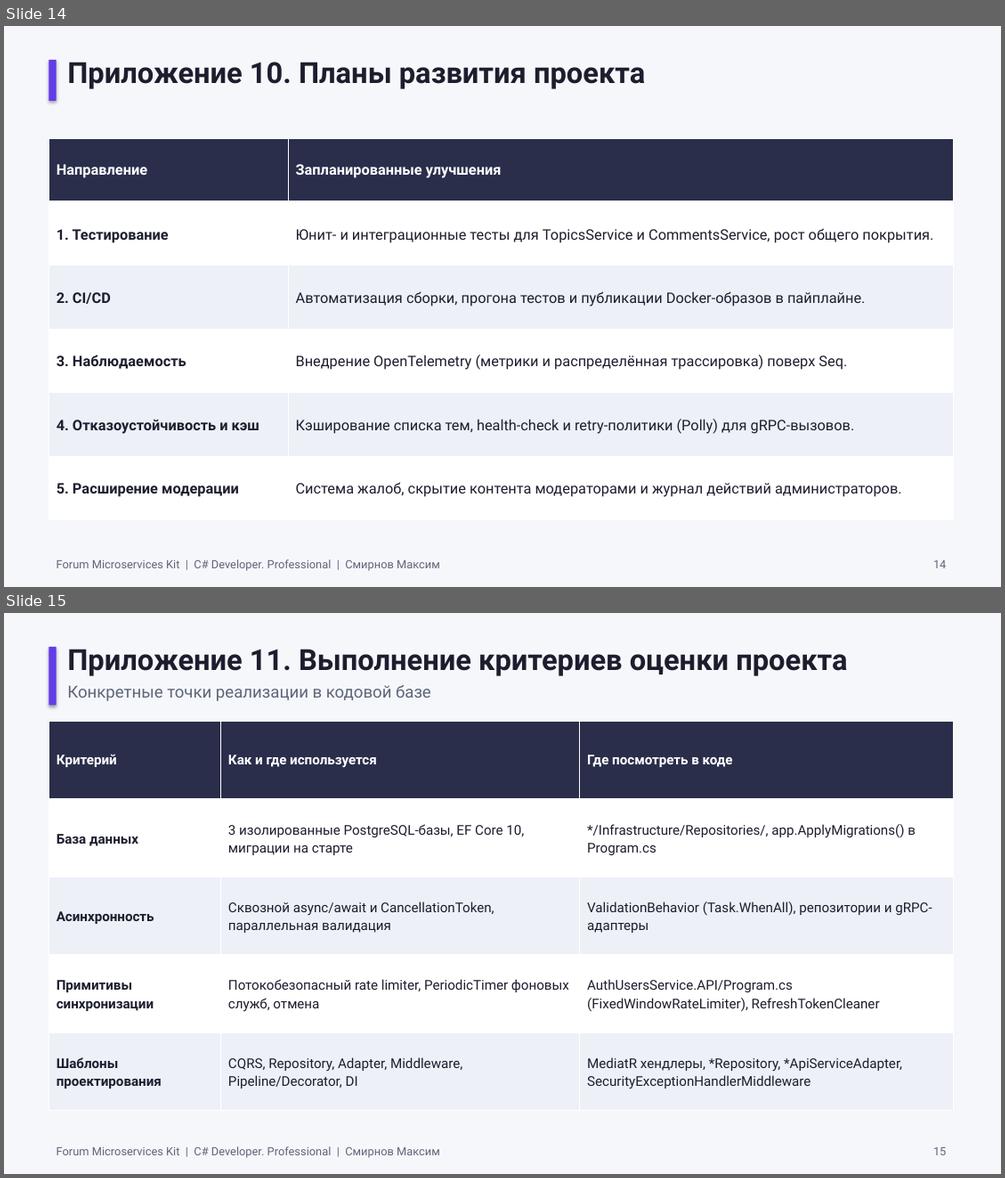
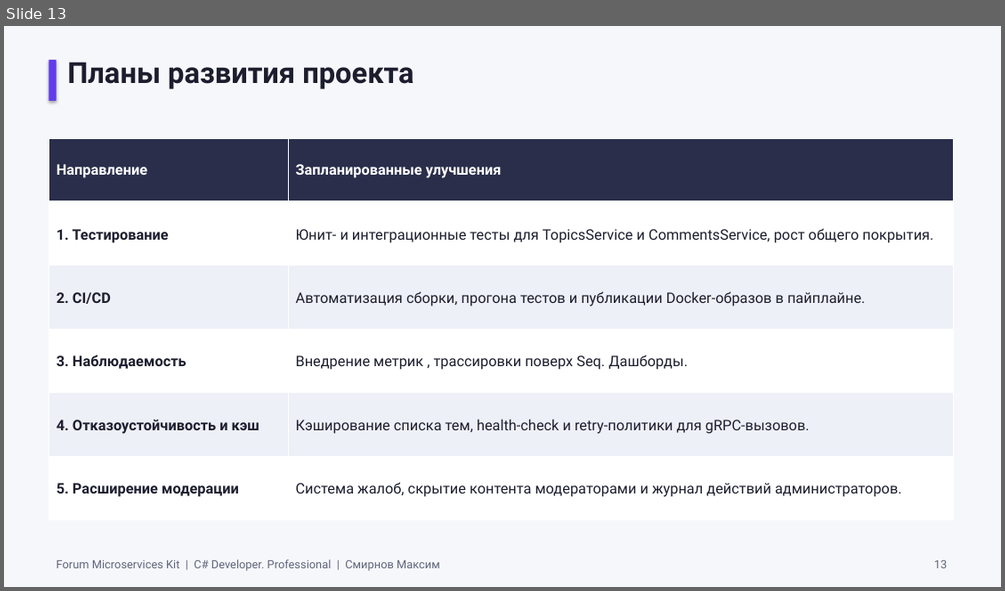
Before and after one commit to smirnovMV-dev/otus-forum, a slide deck: Workaround/Presentation/Forum_Microservices_Kit_Defense.pptx. Shown one above the other, each under a label of ours: slides 14 and 15 before the commit, slide 13 after it. The pictures are 1005x1178 and 1005x591 pixels, drawn with LibreOffice and Linux fonts; fonts in the diff are those of the drawing. Boxes give left, top, right and bottom in pixels: in the first picture for what was removed or moved away, otherwise in the second. Text is boxed around its words. In the diff, an @@ line names an element or a change of style, - is before the commit and + after.

```diff
--- a/Workaround/Presentation/Forum_Microservices_Kit_Defense.pptx
+++ b/Workaround/Presentation/Forum_Microservices_Kit_Defense.pptx
@@ slide 15 removed at (4, 613, 1001, 1174), background #F6F7FB @@
@@ rectangle removed at (48, 647, 57, 705) @@
@@ text removed at (67, 649, 847, 676) @@
-Приложение 11. Выполнение критериев оценки проекта
@@ text removed at (67, 685, 431, 701) @@
-Конкретные точки реализации в кодовой базе
@@ table removed at (48, 722, 954, 1111), 5 rows, 3 columns @@
-Критерий | Как и где используется | Где посмотреть в коде
-База данных | 3 изолированные PostgreSQL-базы, EF Core 10, миграции на старте | */Infrastructure/Repositories/, app.ApplyMigrations() в Program.cs
-Асинхронность | Сквозной async/await и CancellationToken, параллельная валидация | ValidationBehavior (Task.WhenAll), репозитории и gRPC-адаптеры
-Примитивы синхронизации | Потокобезопасный rate limiter, PeriodicTimer фоновых служб, отмена | AuthUsersService.API/Program.cs (FixedWindowRateLimiter), RefreshTokenCleaner
-Шаблоны проектирования | CQRS, Repository, Adapter, Middleware, Pipeline/Decorator, DI | MediatR хендлеры, *Repository, *ApiServiceAdapter, SecurityExceptionHandlerMiddleware
@@ text removed at (57, 1146, 440, 1158) @@
-Forum Microservices Kit | C# Developer. Professional | Смирнов Максим
@@ text removed at (933, 1147, 946, 1155) @@
-15
@@ what was slide 14 is now slide 13 @@
@@ slide 13 changed as well @@
@@ text at (67, 62, 413, 89): text changed @@
-Приложение 10. Планы развития проекта
+Планы развития проекта
@@ table at (48, 138, 954, 520) @@
-row 4, column 2: Внедрение OpenTelemetry (метрики и распределённая трассировка) поверх Seq.
+row 4, column 2: Внедрение метрик , трассировки поверх Seq. Дашборды.
-row 5, column 2: Кэширование списка тем, health-check и retry-политики (Polly) для gRPC-вызовов.
+row 5, column 2: Кэширование списка тем, health-check и retry-политики для gRPC-вызовов.
@@ borders changed @@
@@ text at (934, 560, 947, 568): text changed @@
-14
+13
```
Also in this commit, not shown: 13 other slides changed, 1 slide added, 1 other slide removed.
